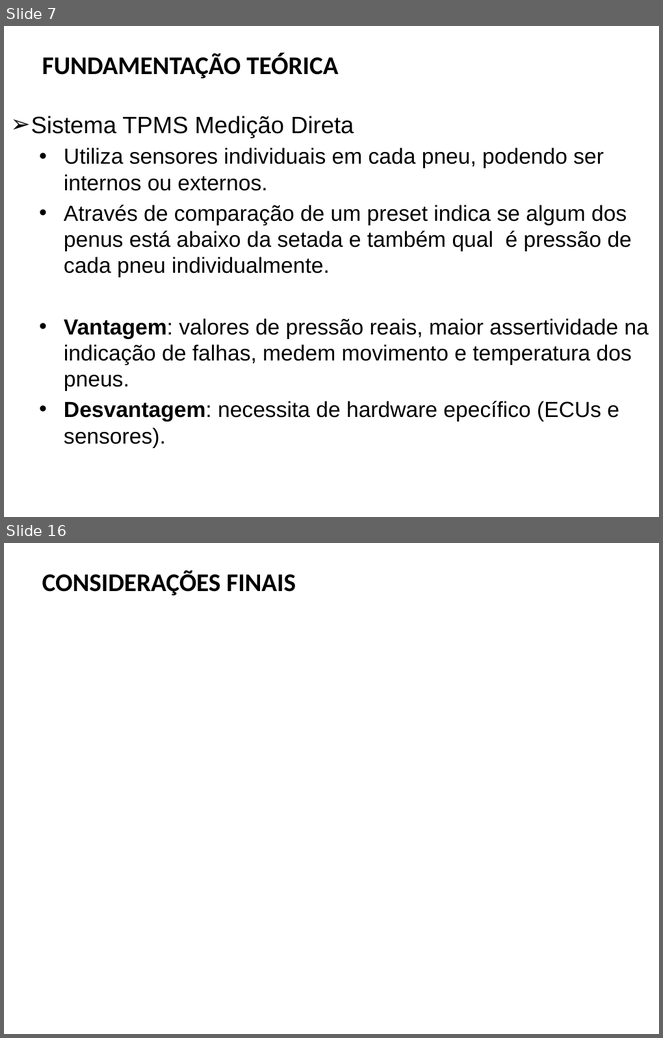
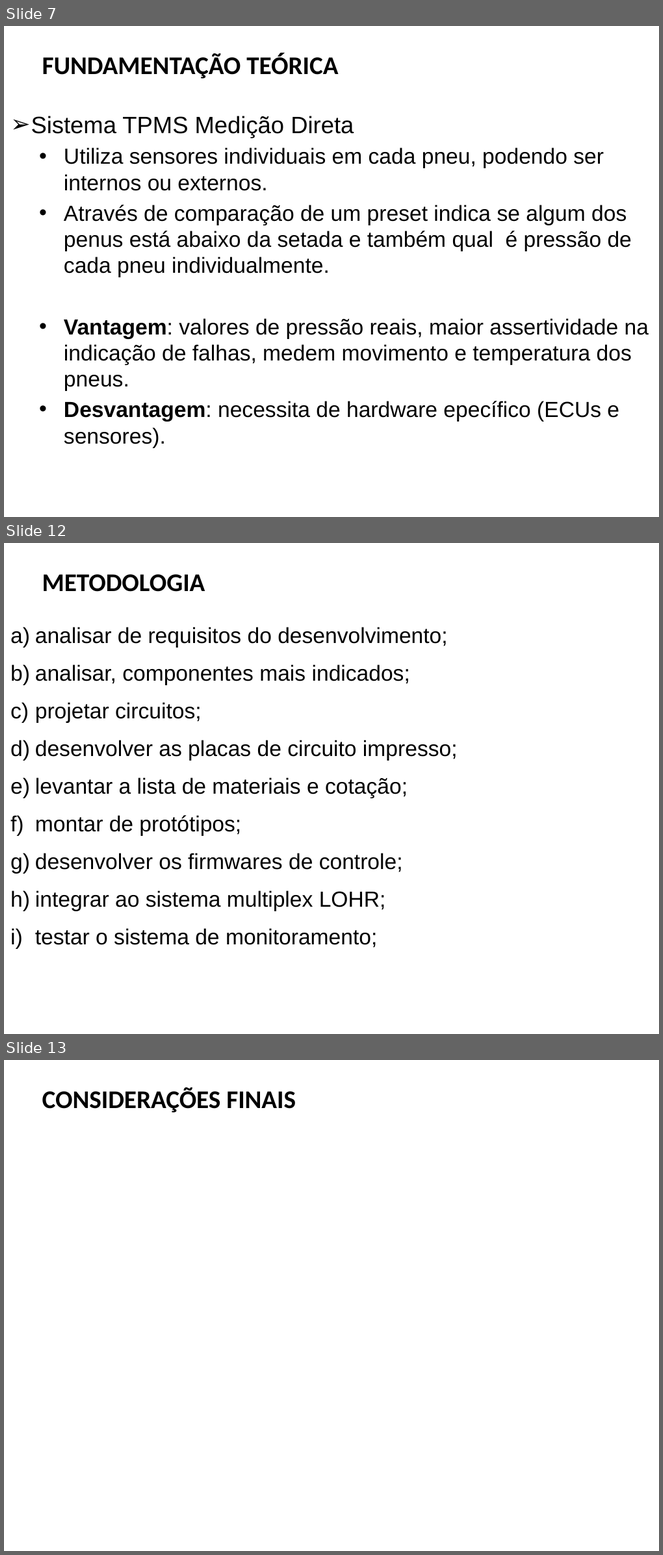
Before and after one commit to FabricioBalbinot/TCC_I, a slide deck: Apresentação TCC I.pptx. Shown one above the other, each under a label of ours: slides 7 and 16 before the commit, slides 7, 12 and 13 after it; the slides between them are not shown. The pictures are 663x1038 and 663x1555 pixels, drawn with LibreOffice and Linux fonts; fonts in the diff are those of the drawing; background and template pictures are left out. Boxes give left, top, right and bottom in pixels: in the first picture for what was removed or moved away, otherwise in the second. Text is boxed around its words. In the diff, an @@ line names an element or a change of style, - is before the commit and + after.

```diff
--- a/Apresentação TCC I.pptx
+++ b/Apresentação TCC I.pptx
@@ slide 12 added at (4, 543, 659, 1034), background picture (left out) @@
@@ title added at (42, 574, 206, 592), 28 pt, text #000000, bold @@
+  METODOLOGIA
@@ text added at (35, 627, 458, 948), 24 pt, text #000000 @@
+a) analisar de requisitos do desenvolvimento;
+b) analisar, componentes mais indicados;
+c) projetar circuitos;
+d) desenvolver as placas de circuito impresso;
+e) levantar a lista de materiais e cotação;
+f) montar de protótipos;
+g) desenvolver os firmwares de controle;
+h) integrar ao sistema multiplex LOHR;
+i) testar o sistema de monitoramento;
@@ what was slide 16 is now slide 13 @@
```
Also in this commit, not shown: 9 slides changed, 1 other slide added, 5 slides removed, 10 other files.
